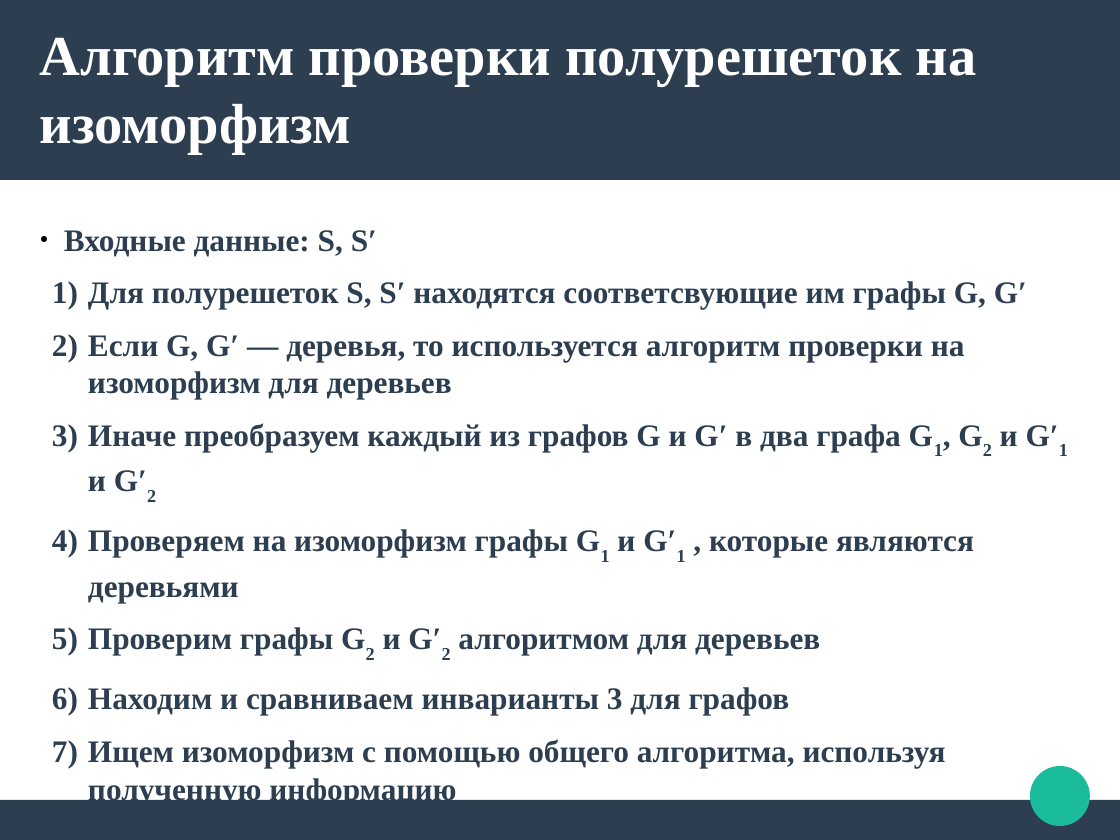
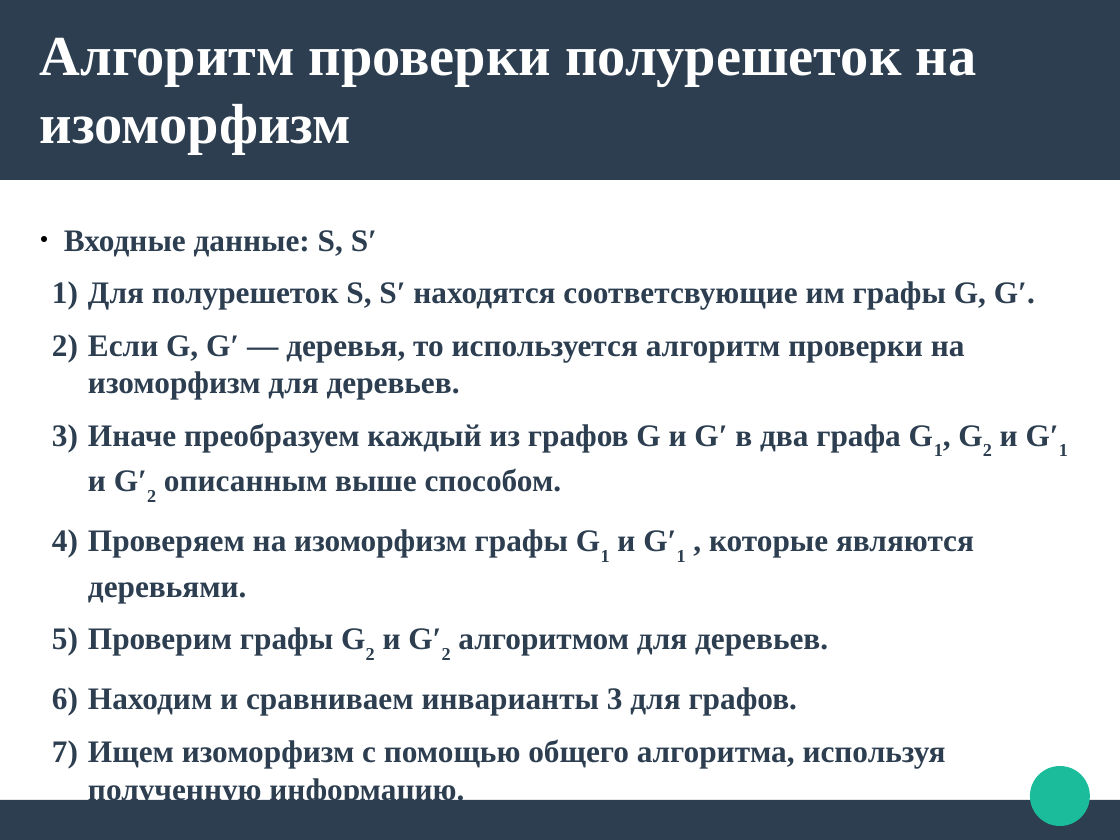
Before and after one commit to psqq/semi-diplom, a slide deck: slide 9 of docs/p_v2.odp. Drawn at 1120x840 pixels with LibreOffice and Linux fonts; fonts in the diff are those of the drawing. Boxes give left, top, right and bottom in pixels: in the first picture for what was removed or moved away, otherwise in the second. Text is boxed around its words. In the diff, an @@ line names an element or a change of style, - is before the commit and + after.

```diff
--- a/docs/p_v2.odp
+++ b/docs/p_v2.odp
@@ text at <box>88,281,1068,769</box>: text changed @@
-1) Для полурешеток S, S′ находятся соответсвующие им графы G, G′
-2) Если G, G′ — деревья, то используется алгоритм проверки на изоморфизм для деревьев
-3) Иначе преобразуем каждый из графов G и G′ в два графа G1, G2 и G′1 и G′2
-4) Проверяем на изоморфизм графы G1 и G′1 , которые являются деревьями
-5) Проверим графы G2 и G′2 алгоритмом для деревьев
-6) Находим и сравниваем инварианты 3 для графов
-7) Ищем изоморфизм с помощью общего алгоритма, используя полученную информацию
+1) Для полурешеток S, S′ находятся соответсвующие им графы G, G′.
+2) Если G, G′ — деревья, то используется алгоритм проверки на изоморфизм для деревьев.
+3) Иначе преобразуем каждый из графов G и G′ в два графа G1, G2 и G′1 и G′2 описанным выше способом.
+4) Проверяем на изоморфизм графы G1 и G′1 , которые являются деревьями.
+5) Проверим графы G2 и G′2 алгоритмом для деревьев.
+6) Находим и сравниваем инварианты 3 для графов.
+7) Ищем изоморфизм с помощью общего алгоритма, используя полученную информацию.
```
Also in this commit, not shown: 2 other slides changed, 2 slides added, 4 slides removed, 6 other files.
